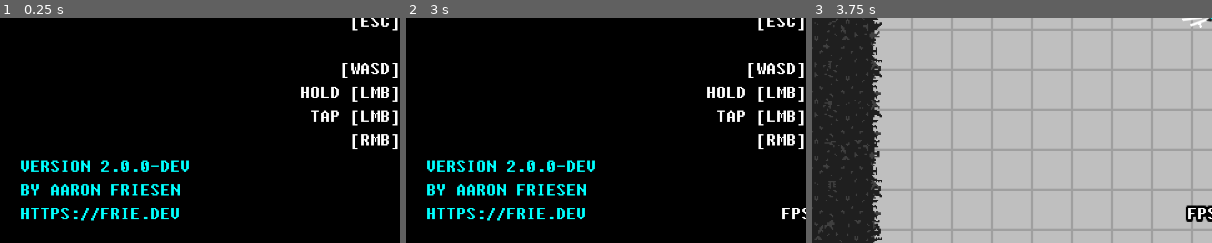
Above: before the commit, frames 1-3 (left to right).
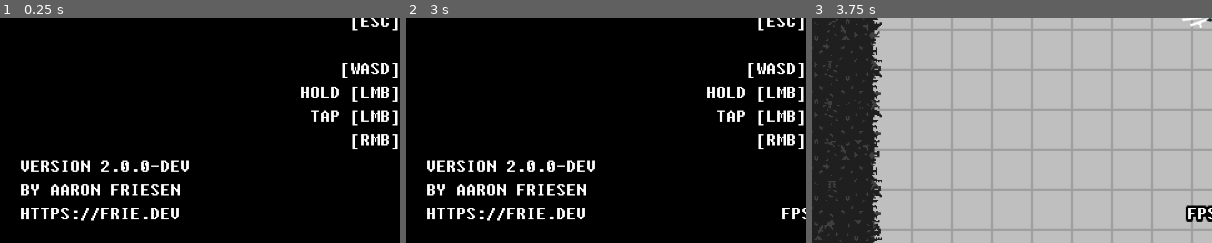
Above: after the commit, the same moments.

Repository: friedev/terminated
Game: Godot game, scene res://scenes/Main.tscn
Same seed, same stepped clock (60 frames per second), same inputs: the game is played once before the commit and once after it. Sound files missing from this copy of the repository are replaced by a short silence.
Inputs (mouse positions are % of the whole screen's width and height, from its top left):
- Up to frame 1 (0.25 s): no input
- Up to frame 2 (3 s): click (96, 92) at 0.5 s; click (96, 59) at 1.25 s; click (96, 70) at 2 s; tap Enter at 2.75 s; move the mouse to (72, 45) at 2.77 s; hold Right (right) from 2.78 s (still down); hold F (fps) from 2.78 s (still down)
- Up to frame 3 (3.75 s): tap R (restart) at 3.5 s; move the mouse to (30, 55) at 3.52 s; release Right (right) at 3.53 s; release F (fps) at 3.53 s; hold Down (down) from 3.53 s (still down); click (30, 55) at 3.6 s
The pictures show only the part of the screen within x 0-50%, y 50-100%; the shares and areas given below are measured in that part.

The runs differ from the first frame. In frame 1, 3.0% of the frame differs, in the area x 5-48%, y 63-91%; in frame 2, 3.0%; in frame 3, nothing differs.

Commit message:
Remove cyan modulate on AuthorLabel

Diff:
--- a/scenes/Main.tscn
+++ b/scenes/Main.tscn
@@ -333,7 +333,6 @@
 align = 1
 
 [node name="AuthorLabel" type="Label" parent="MenuLayer/Control"]
-modulate = Color( 0, 1, 1, 1 )
 anchor_top = 1.0
 anchor_bottom = 1.0
 margin_left = 16.0
